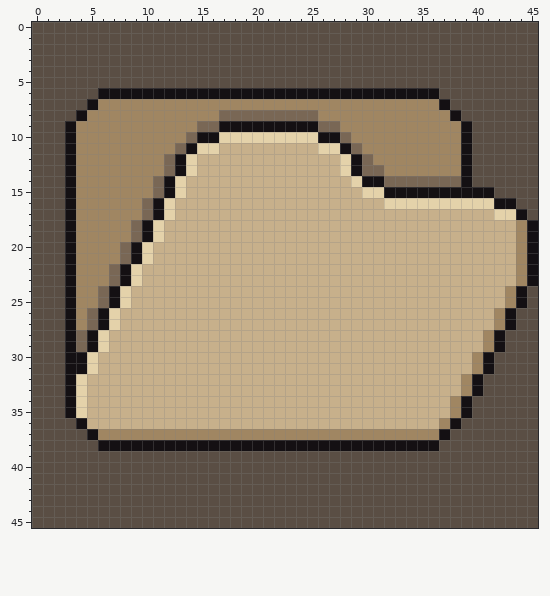
One commit to this pixel-art file: art/asprite/ABILITIES/open_folder.aseprite. The picture above was drawn from the file before the commit.
46x46 pixels, 1 frame.
The result:
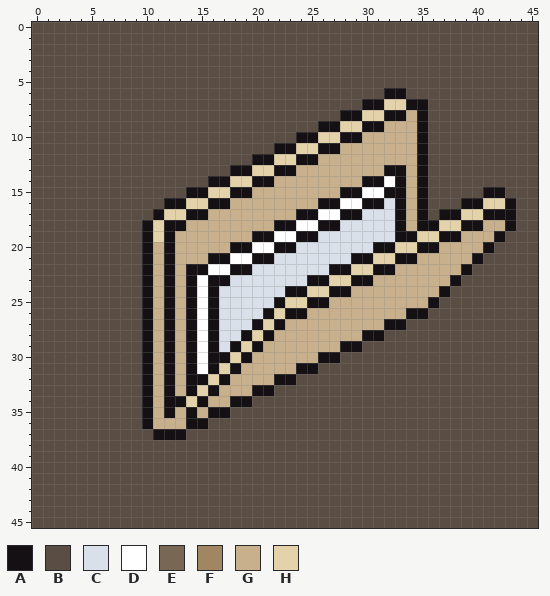
Palette (. is transparent): A #141013  B #5a4e44  C #dae0ea  D #ffffff  E #796755  F #a08662  G #c7b08b  H #e4d2aa
The exact change:
layer "Layer 1" removed
y 6: x 6..31 AAAAAAAAAAAAAAAAAAAAAAAAAA -> BBBBBBBBBBBBBBBBBBBBBBBBBB; x 34..36 AAA -> BBB
y 7: x 5..37 AFFFFFFFFFFFFFFFFFFFFFFFFFFFFFFFA -> BBBBBBBBBBBBBBBBBBBBBBBBBAAHHAABB
y 8: x 4..38 AFFFFFFFFFFFFEEEEEEEEEFFFFFFFFFFFFA -> BBBBBBBBBBBBBBBBBBBBBBBBAAHHAAGABBB
y 9: x 3..39 AFFFFFFFFFFFEEAAAAAAAAAEEFFFFFFFFFFFA -> BBBBBBBBBBBBBBBBBBBBBBBAAHHAAGGGABBBB
y 10: x 3..39 AFFFFFFFFFFEAAHHHHHHHHHAAEFFFFFFFFFFA -> BBBBBBBBBBBBBBBBBBBBBAAHHAAGGGGGABBBB
y 11: x 3..39 AFFFFFFFFFEAHHGGGGGGGGGHHAEFFFFFFFFFA -> BBBBBBBBBBBBBBBBBBBAAHHAAGGGGGGGABBBB
y 12: x 3..25 AFFFFFFFFEAHGGGGGGGGGGG -> BBBBBBBBBBBBBBBBBAAHHAA; x 28..39 HAEFFFFFFFFA -> GGGGGGGABBBB
y 13: x 3..23 AFFFFFFFFEAHGGGGGGGGG -> BBBBBBBBBBBBBBBAAHHAA; x 28..39 HAEEFFFFFFFA -> GGGGAAGABBBB
y 14: x 3..21 AFFFFFFFEAHGGGGGGGG -> BBBBBBBBBBBBBAAHHAA; x 29 H -> G; x 32..39 EEEEEEEA -> DAGABBBB
y 15: x 3..19 AFFFFFFFEAHGGGGGG -> BBBBBBBBBBBAAHHAA; x 28..31 GGHH -> AADD; x 34 A -> G; x 36..40 AAAAA -> BBBBB; x 42 B -> A
y 16: x 3..17 AFFFFFFEAHGGGGG -> BBBBBBBBBAAHHAA; x 26..40 GGGGGGHHHHHHHHH -> AADDAACAGABBBAA; x 42 A -> H
y 17: x 3..10 AFFFFFFE -> BBBBBBBB; x 13..15 GGG -> HAA; x 24..33 GGGGGGGGGG -> AADDAACCCA; x 35..44 GGGGGGGHHA -> ABAAHHAAAB
y 18: x 3..9 AFFFFFE -> BBBBBBB; x 12..13 GG -> AA; x 22..33 GGGGGGGGGGGG -> AADDAACCCCCA; x 35..40 GGGGGG -> AAHHAA; x 43..45 GFA -> ABB
y 19: x 3..9 AFFFFFE -> BBBBBBB; x 12 G -> A; x 20..38 GGGGGGGGGGGGGGGGGGG -> AADDAACCCCCCCAAHHAA; x 42..45 GGFA -> ABBB
y 20: x 3..10 AFFFFEAH -> BBBBBBBA; x 12 G -> A; x 18..36 GGGGGGGGGGGGGGGGGGG -> AADDAACCCCCCCAAHHAA; x 41..45 GGGFA -> ABBBB
y 21: x 3..10 AFFFFEAH -> BBBBBBBA; x 12 G -> A; x 16..34 GGGGGGGGGGGGGGGGGGG -> AADDAACCCCCCCAAHHAA; x 40..45 GGGGFA -> ABBBBB
y 22: x 3..10 AFFFEAHG -> BBBBBBBA; x 12 G -> A; x 14..32 GGGGGGGGGGGGGGGGGGG -> AADDAACCCCCCCAAHHAA; x 39..45 GGGGGFA -> ABBBBBB
y 23: x 3..10 AFFFEAHG -> BBBBBBBA; x 12 G -> A; x 14..30 GGGGGGGGGGGGGGGGG -> ADAACCCCCCCAAHHAA; x 38..45 GGGGGGFA -> ABBBBBBB
y 24: x 3..10 AFFEAHGG -> BBBBBBBA; x 12 G -> A; x 14..28 GGGGGGGGGGGGGGG -> ADACCCCCCAAHHAA; x 37..44 GGGGGGFA -> ABBBBBBB
y 25: x 3..10 AFFEAHGG -> BBBBBBBA; x 12 G -> A; x 14..26 GGGGGGGGGGGGG -> ADACCCCCAHHAA; x 36..44 GGGGGGGFA -> ABBBBBBBB
y 26: x 3..10 AFEAHGGG -> BBBBBBBA; x 12 G -> A; x 14..24 GGGGGGGGGGG -> ADACCCCAHAA; x 34..43 GGGGGGGGFA -> AABBBBBBBB
y 27: x 3..10 AFEAHGGG -> BBBBBBBA; x 12 G -> A; x 14..22 GGGGGGGGG -> ADACCCAHA; x 32..43 GGGGGGGGGGFA -> AABBBBBBBBBB
y 28: x 3..10 AEAHGGGG -> BBBBBBBA; x 12 G -> A; x 14..21 GGGGGGGG -> ADACCAHA; x 30..42 GGGGGGGGGGGFA -> AABBBBBBBBBBB
y 29: x 3..10 AEAHGGGG -> BBBBBBBA; x 12 G -> A; x 14..20 GGGGGGG -> ADACAHA; x 28..42 GGGGGGGGGGGGGFA -> AABBBBBBBBBBBBB
y 30: x 3..10 AAHGGGGG -> BBBBBBBA; x 12 G -> A; x 14..19 GGGGGG -> ADAAHA; x 26..41 GGGGGGGGGGGGGGFA -> AABBBBBBBBBBBBBB
y 31: x 3..10 AAHGGGGG -> BBBBBBBA; x 12 G -> A; x 14..18 GGGGG -> ADAHA; x 24..41 GGGGGGGGGGGGGGGGFA -> AABBBBBBBBBBBBBBBB
y 32: x 3..10 AHGGGGGG -> BBBBBBBA; x 12 G -> A; x 14..17 GGGG -> AAHA; x 22..40 GGGGGGGGGGGGGGGGGFA -> AABBBBBBBBBBBBBBBBB
y 33: x 3..10 AHGGGGGG -> BBBBBBBA; x 12 G -> A; x 14..16 GGG -> AHA; x 20..40 GGGGGGGGGGGGGGGGGGGFA -> AABBBBBBBBBBBBBBBBBBB
y 34: x 3..10 AHGGGGGG -> BBBBBBBA; x 12..15 GGGG -> AAHA; x 18..39 GGGGGGGGGGGGGGGGGGGGFA -> AABBBBBBBBBBBBBBBBBBBB
y 35: x 3..10 AHGGGGGG -> BBBBBBBA; x 12 G -> A; x 14 G -> A; x 16..39 GGGGGGGGGGGGGGGGGGGGGGFA -> AABBBBBBBBBBBBBBBBBBBBBB
y 36: x 4..10 AGGGGGG -> BBBBBBA; x 14..38 GGGGGGGGGGGGGGGGGGGGGGGFA -> AABBBBBBBBBBBBBBBBBBBBBBB
y 37: x 5..37 AFFFFFFFFFFFFFFFFFFFFFFFFFFFFFFFA -> BBBBBBAAABBBBBBBBBBBBBBBBBBBBBBBB
y 38: x 6..36 AAAAAAAAAAAAAAAAAAAAAAAAAAAAAAA -> BBBBBBBBBBBBBBBBBBBBBBBBBBBBBBB
Boxes around the changes in both pictures, in picture pixels (x1, y1, x2, y2):
changed: (65, 88, 538, 451)
